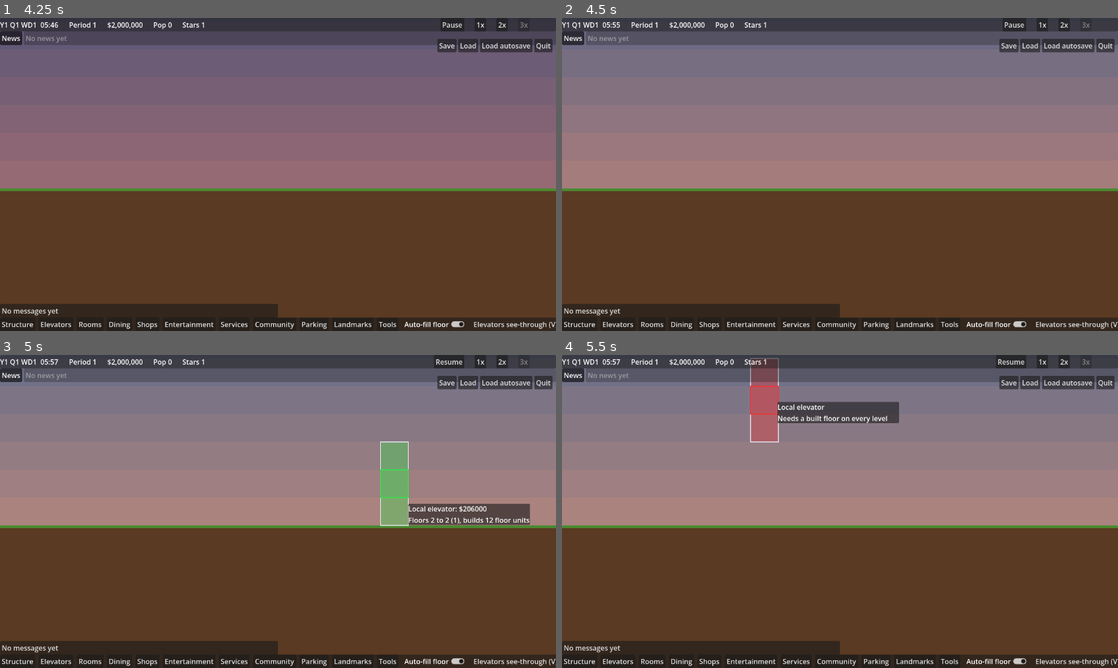
Above: before the commit, frames 1-4 (two rows, left to right).
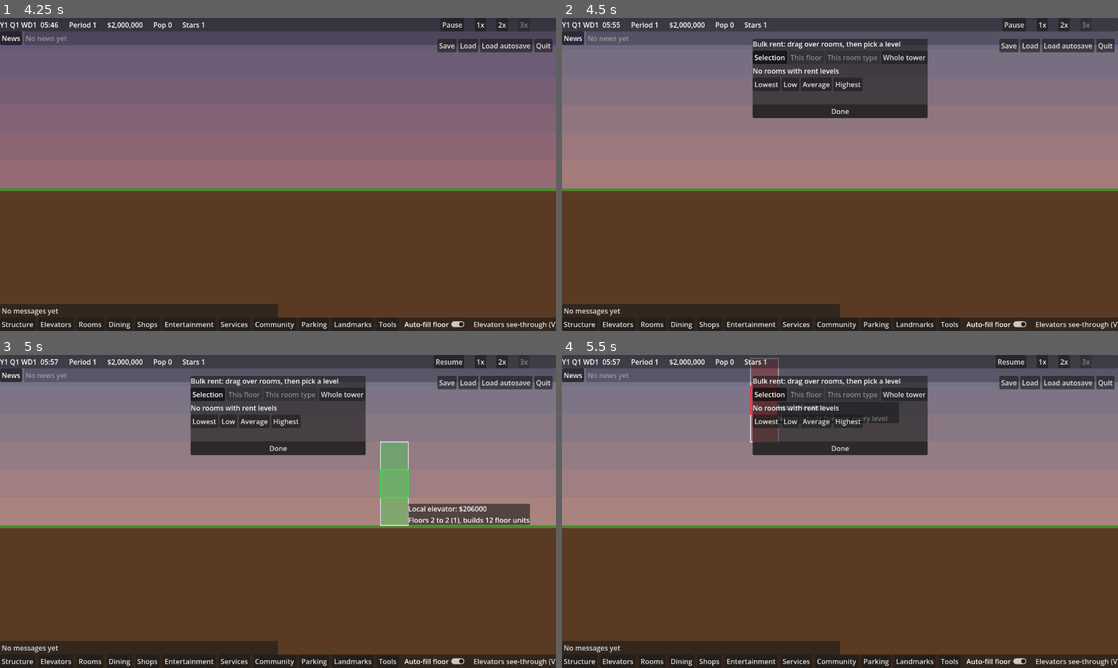
Above: after the commit, the same moments.

Repository: evidencelacking/TowerGame
Game: Godot game, scene res://scenes/main.tscn
Two runs of this game, one before a commit and one after it. Both use one fixed random seed, a clock stepped at 60 frames per second and the inputs below.
Inputs (mouse positions are in pixels of both pictures, inside the frame that each line leads up to):
- Up to frame 1 (4.25 s): click "No messages yet" at 0.5 s; click "New game" at 1.25 s; click "2x" at 2 s; click "1x" at 2.75 s; click "3x" at 3.5 s
- Up to frame 2 (4.5 s): tap Enter at 4.25 s; move the mouse to (962, 158) at 4.27 s; hold Right (ui_right) from 4.28 s (still down); tap K at 4.35 s; click (962, 158) at 4.42 s
- Up to frame 3 (5 s): keep holding Right (ui_right); tap Space at 4.52 s; tap E at 4.55 s
- Up to frame 4 (5.5 s): release Right (ui_right) at 5 s; click (767, 395) at 5 s, where only the run after the commit has a clickable "Selection"

Frame 1 is identical in both runs. In frame 2, 7.8% of the frame differs, in the area x 34-66%, y 6-32%; in frame 3, 7.8%; in frame 4, 7.8%.

Commit message:
feat: bulk rent: SET_RENT_MANY command and a panel with selection, floor, type and whole-tower scopes (refs #28)
Co-Authored-By: Claude Opus 5.5 <noreply@anthropic.com>

Diff:
--- a/scripts/main.gd
+++ b/scripts/main.gd
@@ -58,6 +58,10 @@
 	room_window.name = "RoomWindow"
 	add_child(room_window)
 	room_window.bind(_tower, $PlacementGhost as PlacementGhost)
+	var bulk_rent := BulkRent.new()  # after the room window: its drag is seen first (#28)
+	bulk_rent.name = "BulkRent"
+	add_child(bulk_rent)
+	bulk_rent.bind(_tower, $PlacementGhost as PlacementGhost)
 	var news := NewsTicker.new()
 	news.name = "NewsTicker"
 	add_child(news)
--- a/scripts/sim/tower.gd
+++ b/scripts/sim/tower.gd
@@ -72,6 +72,7 @@
 	const ADD_CAR := 16  ## Adds an elevator car: args are shaft id, home floor. See Rooms.add_car.
 	const REMOVE_CAR := 17  ## Removes a shaft's newest car: args are shaft id. See Rooms.remove_car.
 	const SET_RENT := 19  ## Sets a room's rent level: args are room id, level (0 lowest to 3 highest). See Rent.set_rent.
+	const SET_RENT_MANY := 22  ## Bulk rent (#28): args are level, then room ids. Applies Rent.set_rent to each id in ascending order, as that many SET_RENT commands would; condos and non-rentable rooms are skipped and counted in last_bulk_rent.
 	const RENAME_PERSON := 40  ## Renames a person: args are person id, then the new name as code points (none restores the generated name). See PersonNames.
 	const PLACE_ESCALATOR := 18  ## Places an escalator between two floors: args are lower floor, x_left. See Rooms.place_escalator.
 	const DEBUG_UNLOCK_ALL := 90  ## Debug only: args[0] 1 unlocks every room kind, 0 restores star gating. See Tower.unlock_all.
@@ -168,6 +169,8 @@
 ## Result of the most recent PURCHASE, BUILD_FLOOR, BUILD_LOBBY, PLACE_ROOM, PLACE_STAIRS, BULLDOZE or REPLACE_ROOM command (OK or a refusal reason; see
 ## Ledger and Floors for the codes).
 var last_refusal: int = 0
+## The last SET_RENT_MANY (#28): rooms set, rooms skipped, and the tick it applied at. Not saved or hashed; the view reads it.
+var last_bulk_rent: Array[int] = [0, 0, -1]
 ## Placeholder state that commands change, so tests can see them. Replaced as real state lands.
 var notes: int = 0
 ## The tower's star rating, 1 to 5. Only promote_stars raises it and nothing lowers it. The HUD, toolbar and ghost read it.
@@ -419,6 +422,9 @@
 				last_refusal = rent.set_rent(rooms, command.args[0], command.args[1])
 				if not _note_refusal(MessagesScript.RENT_REFUSED, command.args[0]):
 					messages.add(tick, MessagesScript.RENT_SET, command.args[0], command.args[1])
+		Command.SET_RENT_MANY:
+			if command.args.size() >= 2:
+				_set_rent_many(command.args)
 		Command.PLACE_STAIRS:
 			if command.args.size() == 2:
 				last_refusal = rooms.place_stairs(grid, floors, ledger, tick, command.args[0], command.args[1])
@@ -499,6 +505,26 @@
 		messages.add(tick, MessagesScript.TREASURE_FOUND, spot.y, WeatherScript.TREASURE_PAYS)
 
 
+## SET_RENT_MANY (#28): the same as one SET_RENT per id, ascending, each id once. A room that cannot take
+## a rent level (condo, not rentable, gone) is skipped and counted; it logs nothing. The #36 reset stays per room.
+func _set_rent_many(args: Array[int]) -> void:
+	var ids: Array[int] = args.slice(1)
+	ids.sort()
+	var done := 0
+	var skipped := 0
+	var previous := -1
+	for id in ids:
+		if id == previous:
+			continue
+		previous = id
+		if rent.set_rent(rooms, id, args[0]) == RentScript.OK:
+			messages.add(tick, MessagesScript.RENT_SET, id, args[0])
+			done += 1
+		else:
+			skipped += 1
+	last_bulk_rent = [done, skipped, tick]
+
+
 ## Logs the refusal in last_refusal, if it is one. Returns true if it was.
 func _note_refusal(code: int, detail: int) -> bool:
 	if last_refusal == 0:
--- /dev/null
+++ b/scripts/view/bulk_rent.gd
@@ -0,0 +1,343 @@
+class_name BulkRent
+extends CanvasLayer
+## Bulk rent (#28): set the rent level of many rooms with one SET_RENT_MANY command. Open it from the
+## room window's "Bulk..." button, the toolbar or its key; then drag over rooms to select them. The
+## scope picks what a level button applies to: the dragged selection, the clicked room's floor, its
+## room type (whole tower) or every rentable room in the tower (that one asks first). A mixed selection
+## shows a count per level. Condos and rooms without rent levels are skipped by the sim and counted.
+## One instance, found through the "bulk_rent" group. View only: it reads the sim and queues commands.
+
+const TowerSim := preload("res://scripts/sim/tower.gd")
+const RentScript := preload("res://scripts/sim/rent.gd")
+const GridScript := preload("res://scripts/sim/grid.gd")
+const CatalogueScript := preload("res://scripts/sim/room_catalogue.gd")
+const RoomInfo := preload("res://scripts/view/room_info.gd")
+const VC := preload("res://scripts/view/view_consts.gd")
+const Ghost := preload("res://scripts/view/placement_ghost.gd")
+
+enum Scope { SELECTION, FLOOR, TYPE, TOWER }
+const SCOPE_NAMES: Array[String] = ["Selection", "This floor", "This room type", "Whole tower"]
+
+var tower: TowerSim = null
+var ghost: Ghost = null
+var scope: Scope = Scope.SELECTION
+var anchor: int = -1  ## The clicked room that the floor and type scopes read, or -1.
+var selection: Array[int] = []  ## Room ids under the dragged rectangle (or the clicked room).
+var panel: PanelContainer
+var summary: Label
+var status: Label
+var confirm_box: VBoxContainer
+var confirm_text: Label
+var pending_level: int = -1  ## The level waiting on the whole-tower confirm, or -1.
+var _scope_buttons: Array[Button] = []
+var _level_buttons: Array[Button] = []
+var _dragging: bool = false
+var _drag_from := Vector2i.ZERO  ## (floor, column) where the drag began.
+var _queued_tick: int = -1  ## The tick the last command applies at, until its report is shown.
+
+
+func _init() -> void:
+	layer = 6
+	panel = PanelContainer.new()
+	panel.name = "Panel"
+	panel.visible = false
+	panel.set_anchors_preset(Control.PRESET_CENTER_TOP)
+	panel.grow_horizontal = Control.GROW_DIRECTION_BOTH
+	panel.offset_top = 48.0
+	add_child(panel)
+	var column := VBoxContainer.new()
+	panel.add_child(column)
+	var title := Label.new()
+	title.text = "Bulk rent: drag over rooms, then pick a level"
+	column.add_child(title)
+	var scopes := HBoxContainer.new()
+	column.add_child(scopes)
+	for i in SCOPE_NAMES.size():
+		var button := Button.new()
+		button.name = "Scope%d" % i
+		button.text = SCOPE_NAMES[i]
+		button.toggle_mode = true
+		button.focus_mode = Control.FOCUS_NONE
+		button.pressed.connect(set_scope.bind(i))
+		scopes.add_child(button)
+		_scope_buttons.append(button)
+	summary = Label.new()
+	summary.name = "Summary"
+	column.add_child(summary)
+	var levels := HBoxContainer.new()
+	column.add_child(levels)
+	for level in RentScript.LEVELS:
+		var button := Button.new()
+		button.name = "Level%d" % level
+		button.text = RoomInfo.LEVEL_NAMES[level]
+		button.focus_mode = Control.FOCUS_NONE
+		button.pressed.connect(choose.bind(level))
+		levels.add_child(button)
+		_level_buttons.append(button)
+	confirm_box = VBoxContainer.new()
+	confirm_box.name = "Confirm"
+	confirm_box.visible = false
+	column.add_child(confirm_box)
+	confirm_text = Label.new()
+	confirm_text.name = "ConfirmText"
+	confirm_box.add_child(confirm_text)
+	var yes := Button.new()
+	yes.name = "ConfirmYes"
+	yes.text = "Yes, set them all"
+	yes.focus_mode = Control.FOCUS_NONE
+	yes.pressed.connect(confirm)
+	confirm_box.add_child(yes)
+	var no := Button.new()
+	no.name = "ConfirmNo"
+	no.text = "Cancel"
+	no.focus_mode = Control.FOCUS_NONE
+	no.pressed.connect(cancel_confirm)
+	confirm_box.add_child(no)
+	status = Label.new()
+	status.name = "Status"
+	column.add_child(status)
+	var done := Button.new()
+	done.name = "Done"
+	done.text = "Done"
+	done.focus_mode = Control.FOCUS_NONE
+	done.pressed.connect(close)
+	column.add_child(done)
+
+
+func _ready() -> void:
+	add_to_group("bulk_rent")
+
+
+func bind(tower_value: TowerSim, ghost_value: Ghost) -> void:
+	tower = tower_value
+	ghost = ghost_value
+
+
+func is_open() -> bool:
+	return panel.visible
+
+
+## Opens the mode, optionally on a clicked room (which the floor and type scopes read).
+func open(room: int = -1) -> void:
+	panel.visible = true
+	anchor = room
+	selection.clear()
+	if room != -1:
+		selection.append(room)
+	scope = Scope.SELECTION
+	status.text = ""
+	cancel_confirm()
+	if ghost != null:
+		ghost.set_tool("")
+	_refresh()
+
+
+func close() -> void:
+	panel.visible = false
+	_dragging = false
+	cancel_confirm()
+
+
+func toggle() -> void:
+	if is_open():
+		close()
+	else:
+		open()
+
+
+func set_scope(value: int) -> void:
+	scope = value as Scope
+	cancel_confirm()
+	_refresh()
+
+
+## True for a room that can take a rent level: not a condo, and with rent levels in its catalogue row.
+func eligible(id: int) -> bool:
+	var kind := tower.rooms.kind_of(id)
+	return kind != "" and not CatalogueScript.is_condo(kind) and RentScript.is_rentable(kind)
+
+
+## The room ids the current scope covers, ascending. Floor and tower scopes list only rentable kinds;
+## a dragged selection lists everything it touched, so the sim's skipped count is honest.
+func target_ids() -> Array[int]:
+	var out: Array[int] = []
+	if tower == null:
+		return out
+	var anchored := anchor != -1 and tower.rooms.has_room(anchor)
+	match scope:
+		Scope.SELECTION:
+			out.assign(selection)
+		Scope.FLOOR:
+			if anchored:
+				var floors_here := tower.rooms.floors_of(tower.grid, anchor)
+				for id in tower.rooms.room_ids():
+					if RentScript.is_rentable(tower.rooms.kind_of(id)) and _shares_floor(id, floors_here):
+						out.append(id)
+		Scope.TYPE:
+			if anchored:
+				var kind := tower.rooms.kind_of(anchor)
+				for id in tower.rooms.room_ids():
+					if tower.rooms.kind_of(id) == kind:
+						out.append(id)
+		Scope.TOWER:
+			for id in tower.rooms.room_ids():
+				if RentScript.is_rentable(tower.rooms.kind_of(id)):
+					out.append(id)
+	out.sort()
+	return out
+
+
+func _shares_floor(id: int, floors_here: Array[int]) -> bool:
+	for f in tower.rooms.floors_of(tower.grid, id):
+		if f in floors_here:
+			return true
+	return false
+
+
+## Rooms per current level among the targets that can take one: [count of level 0, ..., level 3].
+func level_counts() -> Array[int]:
+	var counts: Array[int] = [0, 0, 0, 0]
+	for id in target_ids():
+		if eligible(id):
+			counts[tower.rent.level_of(id)] += 1
+	return counts
+
+
+## "3 lowest, 5 average", or why there is nothing to set.
+func summary_text() -> String:
+	var counts := level_counts()
+	var parts: Array[String] = []
+	var total := 0
+	for level in RentScript.LEVELS:
+		total += counts[level]
+		if counts[level] > 0:
+			parts.append("%d %s" % [counts[level], RoomInfo.LEVEL_NAMES[level].to_lower()])
+	var skipped := target_ids().size() - total
+	var text := ", ".join(parts) if total > 0 else "No rooms with rent levels"
+	if skipped > 0:
+		text += " (%d cannot change)" % skipped
+	return text
+
+
+## A level button: applies to the scope, or asks first when the scope is the whole tower.
+func choose(level: int) -> void:
+	if tower == null:
+		return
+	var total := 0
+	for n in level_counts():
+		total += n
+	if total == 0:
+		status.text = "Nothing to set"
+		return
+	if scope == Scope.TOWER:
+		pending_level = level
+		confirm_text.text = "Set rent for %d rooms across the tower?" % total
+		confirm_box.visible = true
+		return
+	_send(level)
+
+
+func confirm() -> void:
+	if pending_level != -1:
+		var level := pending_level
+		cancel_confirm()
+		_send(level)
+
+
+func cancel_confirm() -> void:
+	pending_level = -1
+	confirm_box.visible = false
+
+
+## Queues the command; the report appears once the sim has applied it.
+func _send(level: int) -> bool:
+	var args: Array[int] = [level]
+	args.append_array(target_ids())
+	_queued_tick = tower.tick + 1
+	status.text = "Setting rent..."
+	return tower.enqueue(TowerSim.Command.make(_queued_tick, TowerSim.Command.SET_RENT_MANY, args))
+
+
+## Selects the rooms touched by a rectangle of cells, given as (floor, column) corners in either order.
+## The first room found becomes the anchor of the floor and type scopes.
+func select_rect(a: Vector2i, b: Vector2i) -> void:
+	var found: Dictionary = {}
+	for f in range(mini(a.x, b.x), maxi(a.x, b.x) + 1):
+		if f == 0:
+			continue
+		for c in range(mini(a.y, b.y), maxi(a.y, b.y) + 1):
+			var id: int = tower.grid.cell_at(f, c)
+			var room: int = tower.rooms.room_of(id)
+			if id > GridScript.EMPTY and room != 0:
+				found[room] = true
+	selection.assign(found.keys())
+	selection.sort()
+	if not selection.is_empty():
+		anchor = selection[0]
+	scope = Scope.SELECTION
+	_refresh()
+
+
+func _refresh() -> void:
+	if tower == null:
+		return
+	for i in _scope_buttons.size():
+		_scope_buttons[i].button_pressed = i == scope
+		_scope_buttons[i].disabled = (i == Scope.FLOOR or i == Scope.TYPE) and anchor == -1
+	summary.text = summary_text()
+
+
+func _process(_delta: float) -> void:
+	if tower != null and _queued_tick != -1 and tower.last_bulk_rent[2] >= _queued_tick:
+		_queued_tick = -1
+		status.text = report()
+		_refresh()
+
+
+## "Rent set for 8 rooms, 2 skipped" from the last bulk command the sim applied.
+func report() -> String:
+	var done: int = tower.last_bulk_rent[0]
+	var text := "Rent set for %d room%s" % [done, "" if done == 1 else "s"]
+	if tower.last_bulk_rent[1] > 0:
+		text += ", %d skipped" % tower.last_bulk_rent[1]
+	return text
+
+
+func _cell_at(world: Vector2) -> Vector2i:
+	return Vector2i(RoomInfo.floor_at_y(world.y), floori(world.x / VC.CELL_W))
+
+
+func _input(event: InputEvent) -> void:
+	var key := event as InputEventKey
+	if key != null and key.pressed and not key.echo and key.keycode == KEY_ESCAPE and is_open():
+		if confirm_box.visible:
+			cancel_confirm()
+		else:
+			close()
+		get_viewport().set_input_as_handled()
+
+
+func _unhandled_key_input(event: InputEvent) -> void:
+	var key := event as InputEventKey
+	if key != null and key.pressed and not key.echo and KeyBindings.is_key(key, "bulk_rent") \
+			and not key.ctrl_pressed and not key.alt_pressed:
+		toggle()
+		get_viewport().set_input_as_handled()
+
+
+func _unhandled_input(event: InputEvent) -> void:
+	if not is_open() or tower == null or (ghost != null and ghost.tool != ""):
+		return
+	var xform := get_viewport().get_canvas_transform().affine_inverse()
+	var click := event as InputEventMouseButton
+	if click != null and click.button_index == MOUSE_BUTTON_LEFT:
+		if click.pressed:
+			_dragging = true
+			_drag_from = _cell_at(xform * click.position)
+			select_rect(_drag_from, _drag_from)
+		elif _dragging:
+			_dragging = false
+			select_rect(_drag_from, _cell_at(xform * click.position))
+		get_viewport().set_input_as_handled()
+	elif _dragging and event is InputEventMouseMotion:
+		select_rect(_drag_from, _cell_at(xform * (event as InputEventMouseMotion).position))
--- a/scripts/view/key_bindings.gd
+++ b/scripts/view/key_bindings.gd
@@ -33,6 +33,7 @@
 	["transport_glass", "Transport see-through (Detailed)", KEY_U],
 	["synergies", "Synergy overlay", KEY_Y],
 	["heat", "Heat map overlay", KEY_H],
+	["bulk_rent", "Bulk rent", KEY_K],
 	["messages", "Message log", KEY_M],
 	["finance", "Finance window", KEY_T],
 	["stars", "Star window", KEY_G],
--- a/scripts/view/room_window.gd
+++ b/scripts/view/room_window.gd
@@ -54,6 +54,13 @@
 		button.focus_mode = Control.FOCUS_NONE
 		button.pressed.connect(set_rent.bind(level))
 		rent_row.add_child(button)
+	var bulk := Button.new()  # after the four levels: the code below indexes those by level
+	bulk.name = "BulkRentButton"
+	bulk.text = "Bulk..."
+	bulk.tooltip_text = "Set the rent of many rooms at once: a dragged selection, this floor, this room type or the whole tower."
+	bulk.focus_mode = Control.FOCUS_NONE
+	bulk.pressed.connect(open_bulk)
+	rent_row.add_child(bulk)
 	repair_button = Button.new()
 	repair_button.name = "RepairButton"
 	repair_button.focus_mode = Control.FOCUS_NONE
@@ -130,6 +137,12 @@
 		return false
 	var args: Array[int] = [room_id, level]
 	return tower.enqueue(TowerSim.Command.make(tower.tick + 1, TowerSim.Command.SET_RENT, args))
+
+
+## Opens the bulk rent panel (#28) on the shown room.
+func open_bulk() -> void:
+	if is_open():
+		get_tree().call_group("bulk_rent", "open", room_id)
 
 
 ## Asks the sim to repair the shown burned-out room (applies on the next tick). Returns true if queued.
@@ -176,6 +189,7 @@
 	for level in RentScript.LEVELS:
 		var button := rent_row.get_child(level) as Button
 		button.disabled = not pinned or level == info["rent_level"]
+	(rent_row.get_node("BulkRentButton") as Button).disabled = not pinned
 
 
 func _input(event: InputEvent) -> void:
--- a/scripts/view/toolbar.gd
+++ b/scripts/view/toolbar.gd
@@ -158,6 +158,13 @@
 	_heat_legend = HeatLook.make_legend()
 	row.add_child(_heat_legend)
 	_sync_heat()
+	var bulk := Button.new()
+	bulk.name = "BulkRent"
+	bulk.text = "Bulk rent (%s)" % KeyBindings.key_name("bulk_rent")
+	bulk.tooltip_text = "Set the rent of many rooms at once: drag over rooms, or pick a floor, a room type or the whole tower."
+	bulk.focus_mode = Control.FOCUS_NONE
+	bulk.pressed.connect(func() -> void: get_tree().call_group("bulk_rent", "toggle"))
+	row.add_child(bulk)
 	_graphics = OptionButton.new()
 	_graphics.name = "Graphics"
 	_graphics.tooltip_text = "Graphics style: Classic or Detailed. View only."
--- /dev/null
+++ b/tests/test_bulk_rent.gd
@@ -0,0 +1,109 @@
+extends RefCounted
+## Bulk rent (#28): SET_RENT_MANY equals N single SET_RENT commands, skips condos and unknown rooms
+## and counts them, saves; the panel scopes, mixed counts, and the whole-tower confirm gate the command.
+
+const TowerSim := preload("res://scripts/sim/tower.gd")
+const Rent := preload("res://scripts/sim/rent.gd")
+const Catalogue := preload("res://scripts/sim/room_catalogue.gd")
+const TestCondos := preload("res://tests/test_condos.gd")
+
+
+## A tower with a condo (x 110 to 125) and three offices on floor 3, and one more office on floor 4.
+static func _tower() -> TowerSim:
+	var t := TestCondos._tower()
+	t.floors.fill_span(3, 132, 160)
+	t.floors.fill_span(4, 100, 160)
+	var office := Catalogue.IDS.find("office")
+	for x in [100, 126, 135]:
+		t.rooms.place_room(t.grid, t.floors, t.ledger, 0, office, 3, x)
+	t.rooms.place_room(t.grid, t.floors, t.ledger, 0, office, 4, 100)
+	return t
+
+
+static func _ids(t: TowerSim, kind: String) -> Array[int]:
+	var out: Array[int] = []
+	for id in t.rooms.room_ids():
+		if t.rooms.kind_of(id) == kind:
+			out.append(id)
+	return out
+
+
+static func _many(t: TowerSim, level: int, ids: Array[int]) -> void:
+	var args: Array[int] = [level]
+	args.append_array(ids)
+	t.enqueue(TowerSim.Command.make(t.tick + 1, TowerSim.Command.SET_RENT_MANY, args))
+	t.step()
+
+
+static func run(check: Callable) -> void:
+	var bulk := _tower()
+	var singles := _tower()
+	var offices := _ids(bulk, "office")
+	check.call(offices.size() == 4 and _ids(bulk, "condo").size() == 1, "fixture: four offices and a condo")
+	# Bulk equals N singles (given out of order, with a duplicate): same state hash.
+	var shuffled: Array[int] = [offices[2], offices[0], offices[3], offices[0]]
+	_many(bulk, Rent.LEVEL_LOW, shuffled)
+	for id in [offices[0], offices[2], offices[3]]:
+		singles.enqueue(TowerSim.Command.make(singles.tick + 1, TowerSim.Command.SET_RENT, [id, Rent.LEVEL_LOW] as Array[int]))
+	singles.step()
+	check.call(bulk.state_hash() == singles.state_hash(), "a bulk call equals N single SET_RENT commands (same state hash)")
+	check.call(bulk.rent_level(offices[0]) == Rent.LEVEL_LOW and bulk.rent_level(offices[1]) == Rent.DEFAULT_LEVEL, "only the listed rooms changed")
+	check.call(bulk.last_bulk_rent[0] == 3 and bulk.last_bulk_rent[1] == 0, "three set, none skipped")
+	# Condos, unknown rooms and a bad level are skipped and counted, not an error.
+	var condo := _ids(bulk, "condo")[0]
+	var mixed: Array[int] = [offices[1], condo, 99999]
+	_many(bulk, Rent.LEVEL_HIGH, mixed)
+	check.call(bulk.last_bulk_rent[0] == 1 and bulk.last_bulk_rent[1] == 2, "a condo and an unknown room are skipped and counted")
+	check.call(bulk.rent_level(offices[1]) == Rent.LEVEL_HIGH and bulk.rent_level(condo) == Rent.DEFAULT_LEVEL and bulk.last_refusal == 0, "the rest still applied and nothing was refused")
+	_many(bulk, 9, offices)
+	check.call(bulk.last_bulk_rent[0] == 0 and bulk.last_bulk_rent[1] == 4, "a bad level skips every room")
+	# Saves keep the levels.
+	var other := TowerSim.new(7, 100000000)
+	check.call(other.load_state(bulk.save()) and other.state_hash() == bulk.state_hash() and other.rent_level(offices[0]) == Rent.LEVEL_LOW, "bulk-set levels survive a save round trip")
+
+	await _panel(check)
+
+
+static func _panel(check: Callable) -> void:
+	var tree := Engine.get_main_loop() as SceneTree
+	await tree.process_frame
+	var t := _tower()
+	var offices := _ids(t, "office")
+	var condo := _ids(t, "condo")[0]
+	var panel := BulkRent.new()
+	tree.root.add_child(panel)
+	panel.bind(t, null)
+	panel.open(offices[0])
+	# Floor scope: the three floor-3 offices (the condo has no rent levels and is left out).
+	panel.set_scope(BulkRent.Scope.FLOOR)
+	var floor_three: Array[int] = [offices[0], offices[1], offices[2]]
+	check.call(panel.target_ids() == floor_three, "floor scope: every rentable room on the clicked room's floor")
+	panel.set_scope(BulkRent.Scope.TYPE)
+	check.call(panel.target_ids() == offices, "type scope: every room of the clicked room's type in the tower")
+	# Mixed counts.
+	t.rent.set_rent(t.rooms, offices[0], Rent.LEVEL_GREEN)
+	t.rent.set_rent(t.rooms, offices[1], Rent.LEVEL_GREEN)
+	check.call(panel.summary_text() == "2 low, 2 average", "mixed selection shows a count per level: " + panel.summary_text())
+	# A dragged rectangle over floor 3 takes in the condo, which is flagged as unable to change.
+	panel.select_rect(Vector2i(3, 100), Vector2i(3, 160))
+	check.call(panel.selection.has(condo) and panel.summary_text().ends_with("(1 cannot change)"), "selection includes a condo, flagged as unable to change: " + panel.summary_text())
+	# Selection scope applies at once; the report counts the skip.
+	(panel.find_child("Level3", true, false) as Button).pressed.emit()
+	t.step()
+	panel._process(0.0)
+	check.call(t.rent_level(offices[0]) == Rent.LEVEL_HIGH and t.rent_level(offices[3]) == Rent.DEFAULT_LEVEL, "the dragged selection applied, and only it")
+	check.call(panel.status.text == "Rent set for 3 rooms, 1 skipped", "the report counts changed and skipped: " + panel.status.text)
+	# Whole tower waits for the confirm: nothing changes until Yes.
+	panel.set_scope(BulkRent.Scope.TOWER)
+	(panel.find_child("Level0", true, false) as Button).pressed.emit()
+	t.step()
+	check.call(panel.confirm_box.visible and panel.confirm_text.text == "Set rent for 4 rooms across the tower?", "whole tower: asks first: " + panel.confirm_text.text)
+	check.call(t.rent_level(offices[3]) == Rent.DEFAULT_LEVEL and t.rent_level(offices[0]) == Rent.LEVEL_HIGH, "whole tower: nothing changes before the answer")
+	(panel.find_child("ConfirmNo", true, false) as Button).pressed.emit()
+	t.step()
+	check.call(not panel.confirm_box.visible and t.rent_level(offices[3]) == Rent.DEFAULT_LEVEL, "cancel sends nothing")
+	(panel.find_child("Level0", true, false) as Button).pressed.emit()
+	(panel.find_child("ConfirmYes", true, false) as Button).pressed.emit()
+	t.step()
+	check.call(t.rent_level(offices[3]) == Rent.LEVEL_LOW and t.rent_level(offices[0]) == Rent.LEVEL_LOW, "confirming applies to every rentable room")
+	panel.queue_free()
Not shown, added: scripts/view/bulk_rent.gd.uid
Not shown, added: tests/test_bulk_rent.gd.uid
